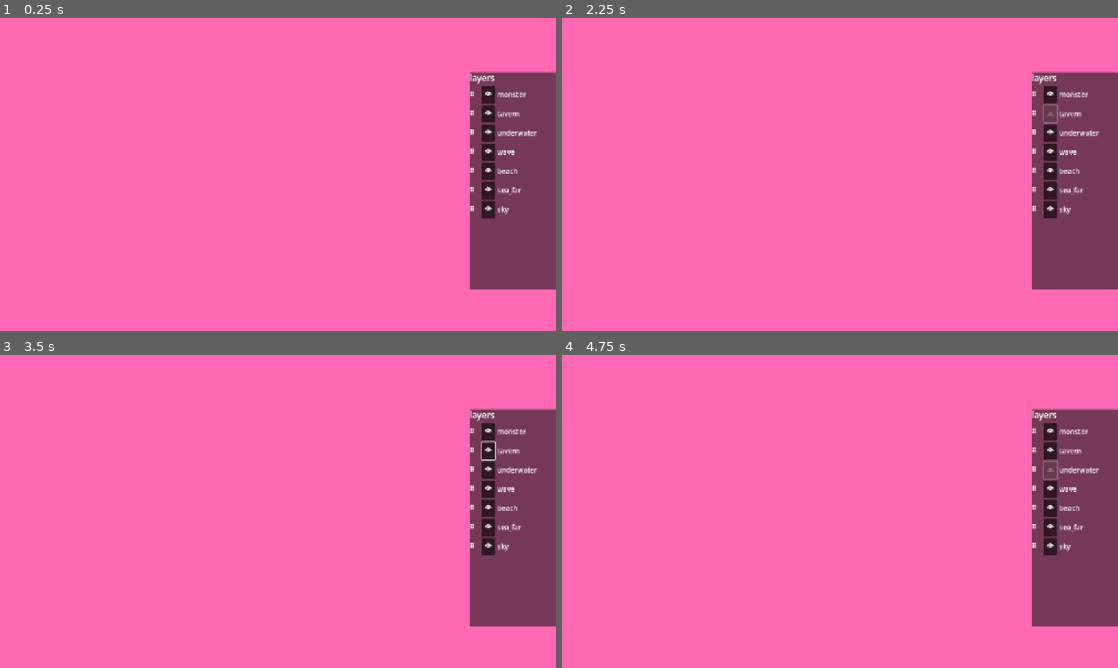
Above: before the commit, frames 1-4 (two rows, left to right).
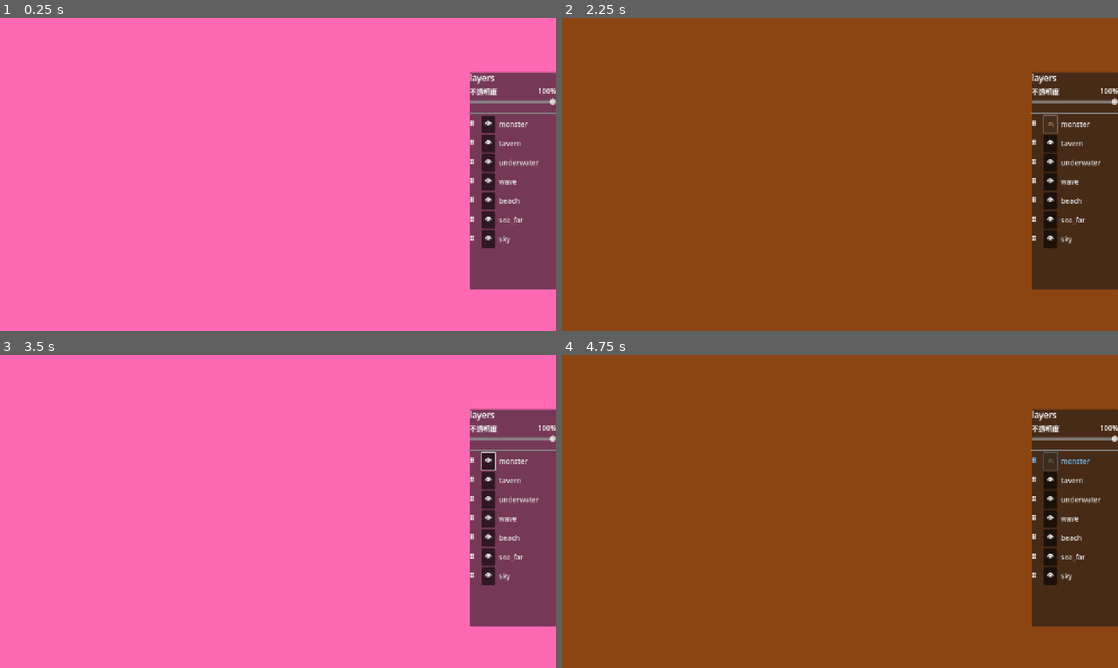
Above: after the commit, the same moments.

Repository: kkkiiijjj/god-of-layers
Game: Godot game, scene res://scenes/levels/pearl/LevelPearl.tscn
The game is run twice, just before and just after one commit, with the same random seed, the same clock (stepped at 60 frames per second) and the same inputs.
Inputs (mouse positions are in pixels of both pictures, inside the frame that each line leads up to):
- Up to frame 1 (0.25 s): no input
- Up to frame 2 (2.25 s): click "👁" at 0.5 s; click "🙈" at 1.25 s; click "👁" at 2 s
- Up to frame 3 (3.5 s): click "🙈" at 2.75 s
- Up to frame 4 (4.75 s): click (1090, 461) at 3.5 s, where only the run after the commit has a clickable "monster"; click "👁" at 4.25 s

The runs differ from the first frame. In frame 1, 1.8% of the frame differs, in the area x 84-100%, y 21-74%; in frame 2, 100%, in the area x 0-100%, y 0-100%; in frame 3, 1.8%; in frame 4, 100%.

Commit message:
feat: 图层面板添加透明度滑条，支持点选图层后调节不透明度

Diff:
--- a/scripts/LayerPanel.gd
+++ b/scripts/LayerPanel.gd
@@ -6,6 +6,9 @@
 var drop_indicator: Control = null
 var is_dragging: bool = false
 var insert_index: int = -1
+var selected_id: String = ""
+var opacity_slider: HSlider = null
+var opacity_label: Label = null
 
 
 func _ready() -> void:
@@ -27,9 +30,12 @@
 func _build_panel() -> void:
 	var vbox = $VBoxContainer
 	for child in vbox.get_children():
-		if child.name != "Title" and child != drop_indicator:
+		if child.name != "Title" and child != drop_indicator and child.name != "OpacityRow" and child.name != "Separator":
 			child.queue_free()
 	layer_buttons.clear()
+
+	# 透明度区域插在 Title 后面
+	_build_opacity_row(vbox)
 
 	var layers_reversed = LayerManager.layers.duplicate()
 	layers_reversed.reverse()
@@ -38,6 +44,76 @@
 		var layer_id = layer.get_meta("layer_id", "")
 		var row = _create_layer_row(layer, layer_id)
 		vbox.add_child(row)
+
+
+func _build_opacity_row(vbox: VBoxContainer) -> void:
+	# 如果已经存在就跳过
+	if vbox.has_node("OpacityRow"):
+		return
+
+	# 透明度行容器
+	var opacity_row = VBoxContainer.new()
+	opacity_row.name = "OpacityRow"
+	opacity_row.custom_minimum_size = Vector2(180, 56)
+
+	# 上方：标签 + 数值
+	var top_row = HBoxContainer.new()
+	var opacity_title = Label.new()
+	opacity_title.text = "不透明度"
+	opacity_title.size_flags_horizontal = Control.SIZE_EXPAND_FILL
+
+	opacity_label = Label.new()
+	opacity_label.text = "100%"
+	opacity_label.custom_minimum_size = Vector2(40, 0)
+	opacity_label.horizontal_alignment = HORIZONTAL_ALIGNMENT_RIGHT
+
+	top_row.add_child(opacity_title)
+	top_row.add_child(opacity_label)
+
+	# 滑条
+	opacity_slider = HSlider.new()
+	opacity_slider.min_value = 0.0
+	opacity_slider.max_value = 1.0
+	opacity_slider.step = 0.01
+	opacity_slider.value = 1.0
+	opacity_slider.size_flags_horizontal = Control.SIZE_EXPAND_FILL
+	opacity_slider.value_changed.connect(_on_opacity_changed)
+
+	opacity_row.add_child(top_row)
+	opacity_row.add_child(opacity_slider)
+
+	# 分隔线
+	var sep = HSeparator.new()
+	sep.name = "Separator"
+
+	vbox.add_child(opacity_row)
+	vbox.add_child(sep)
+
+
+func _on_opacity_changed(value: float) -> void:
+	if selected_id == "":
+		return
+	LayerManager.set_opacity(selected_id, value)
+	opacity_label.text = str(int(value * 100)) + "%"
+
+
+func _select_layer(layer_id: String) -> void:
+	# 取消上一个选中的高亮
+	if selected_id != "" and layer_buttons.has(selected_id):
+		layer_buttons[selected_id].modulate = Color.WHITE
+
+	selected_id = layer_id
+
+	# 高亮新选中行
+	if layer_buttons.has(selected_id):
+		layer_buttons[selected_id].modulate = Color(0.5, 0.8, 1.0)
+
+	# 同步滑条到当前图层的透明度
+	var layer = _find_layer_by_id(layer_id)
+	if layer and opacity_slider:
+		var current_opacity = layer.modulate.a
+		opacity_slider.value = current_opacity
+		opacity_label.text = str(int(current_opacity * 100)) + "%"
 
 
 func _create_layer_row(layer: Node, layer_id: String) -> HBoxContainer:
@@ -68,11 +144,15 @@
 		eye_btn.modulate = Color.WHITE if pressed else Color(1, 1, 1, 0.4)
 	)
 
-	# 图层名称
-	var label = Label.new()
+	# 图层名称，点击选中
+	var label = Button.new()
 	label.text = layer_id
+	label.flat = true
+	label.alignment = HORIZONTAL_ALIGNMENT_LEFT
 	label.size_flags_horizontal = Control.SIZE_EXPAND_FILL
-	label.vertical_alignment = VERTICAL_ALIGNMENT_CENTER
+	label.pressed.connect(func():
+		_select_layer(layer_id)
+	)
 
 	row.add_child(handle)
 	row.add_child(eye_btn)
@@ -84,6 +164,7 @@
 func _on_handle_input(event: InputEvent, layer_id: String) -> void:
 	if event is InputEventMouseButton and event.button_index == MOUSE_BUTTON_LEFT:
 		if event.pressed:
+			_select_layer(layer_id)
 			dragging_id = layer_id
 			is_dragging = true
 			_show_drag_preview(layer_id)
@@ -94,12 +175,9 @@
 func _process(_delta: float) -> void:
 	if not is_dragging:
 		return
-
 	if drag_preview:
 		drag_preview.global_position = get_viewport().get_mouse_position() + Vector2(10, 10)
-
 	_update_drop_indicator()
-
 	if not Input.is_mouse_button_pressed(MOUSE_BUTTON_LEFT):
 		_end_drag()
 
@@ -109,10 +187,10 @@
 	var mouse_pos = vbox.get_local_mouse_position()
 	var rows = []
 	for child in vbox.get_children():
-		if child.name != "Title" and child != drop_indicator:
+		if child.name != "Title" and child != drop_indicator and child.name != "OpacityRow" and child.name != "Separator":
 			rows.append(child)
 
-	insert_index = rows.size()  # 默认插入到最底部
+	insert_index = rows.size()
 
 	for i in rows.size():
 		var child = rows[i]
@@ -121,9 +199,10 @@
 			insert_index = i
 			break
 
-	# 计算蓝线 y 位置
 	var indicator_y: float
-	if insert_index == 0:
+	if rows.size() == 0:
+		indicator_y = 0
+	elif insert_index == 0:
 		indicator_y = rows[0].position.y - 1
 	elif insert_index >= rows.size():
 		var last = rows[rows.size() - 1]
@@ -134,10 +213,6 @@
 	drop_indicator.visible = true
 	drop_indicator.position = Vector2(0, indicator_y)
 	vbox.move_child(drop_indicator, vbox.get_child_count() - 1)
-
-	# 调试
-	print("insert_index: ", insert_index, " / ", rows.size())
-
 
 
 func _show_drag_preview(layer_id: String) -> void:
@@ -163,25 +238,19 @@
 	var vbox = $VBoxContainer
 	var rows = []
 	for child in vbox.get_children():
-		if child.name != "Title" and child != drop_indicator:
+		if child.name != "Title" and child != drop_indicator and child.name != "OpacityRow" and child.name != "Separator":
 			rows.append(child)
 
 	var total = LayerManager.layers.size()
 	var from_layer = _find_layer_by_id(dragging_id)
 
 	if from_layer and insert_index >= 0:
-		# 面板从上到下是 layers[total-1] 到 layers[0]
-		# insert_index=0 表示面板最顶部，对应 LayerManager index = total-1
 		var from_index = LayerManager.layers.find(from_layer)
-		var panel_from = total - 1 - from_index  # 被拖层在面板里的位置
-
-		# 从上往下拖时（insert_index > panel_from），需要减1修正
+		var panel_from = total - 1 - from_index
 		var adjusted_insert = insert_index
 		if insert_index > panel_from:
 			adjusted_insert = insert_index - 1
-
 		var to_index = clamp(total - 1 - adjusted_insert, 0, total - 1)
-		print("从: ", dragging_id, " 当前: ", LayerManager.layers.find(from_layer), " 目标: ", to_index)
 		LayerManager.reorder_layer(from_layer, to_index)
 
 	if drag_preview:
@@ -190,6 +259,7 @@
 	dragging_id = ""
 	insert_index = -1
 
+
 func _find_layer_by_id(layer_id: String) -> Node:
 	for layer in LayerManager.layers:
 		if layer.get_meta("layer_id", "") == layer_id:
